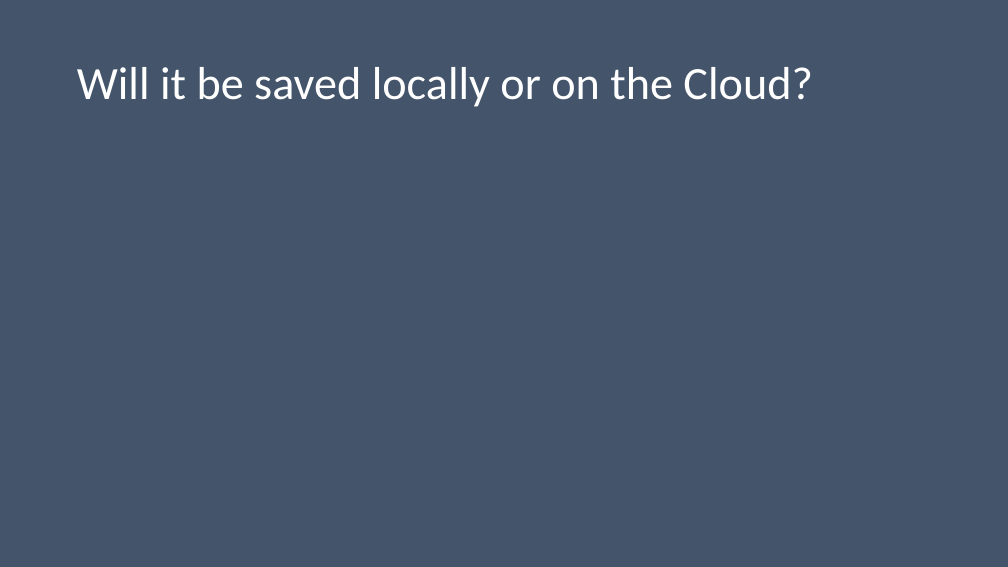
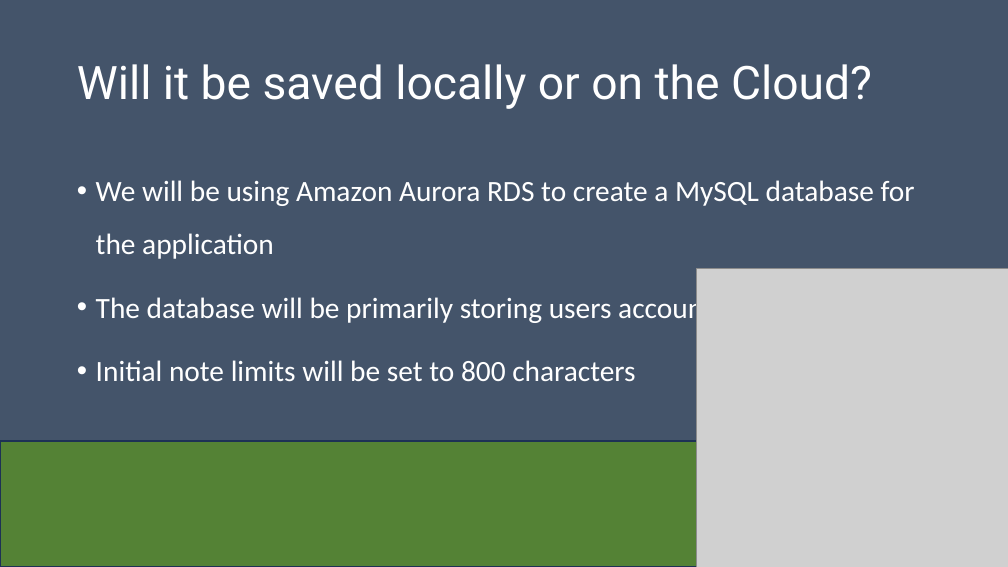
Before and after one commit to Dwaddle26/EncryptNotes, a slide deck: slide 7 of Team_2_Presentation_1.pptx. Drawn at 1008x567 pixels with LibreOffice and Linux fonts; fonts in the diff are those of the drawing; grey boxes stand for pictures. Boxes give left, top, right and bottom in pixels: in the first picture for what was removed or moved away, otherwise in the second. Text is boxed around its words. In the diff, an @@ line names an element or a change of style, - is before the commit and + after.

```diff
--- a/Team_2_Presentation_1.pptx
+++ b/Team_2_Presentation_1.pptx
@@ title "Will it be saved locally ..." at [77,64,872,109]: font Calibri to Roboto @@
@@ text added at [96,180,915,381], 28 pt, text #FFFFFF @@
+• We will be using Amazon Aurora RDS to create a MySQL database for the application
+• The database will be primarily storing users accounts and their notes
+• Initial note limits will be set to 800 characters
@@ picture added at [696,268,1008,567] @@
@@ rectangle added at [0,441,1008,567], fill #548235, outline #1E3256 1 pt @@
```
Also in this commit, not shown: 9 other slides changed.
